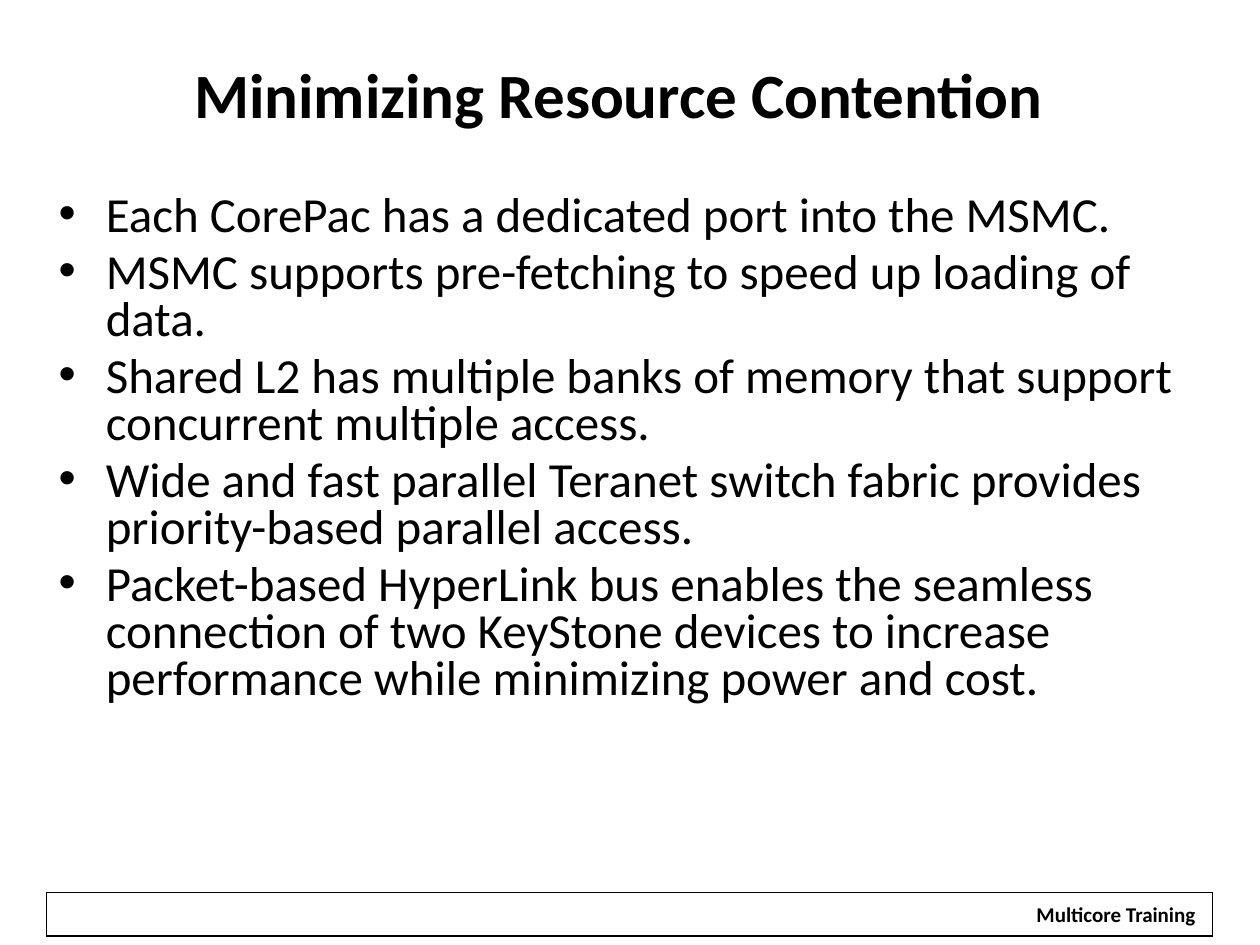
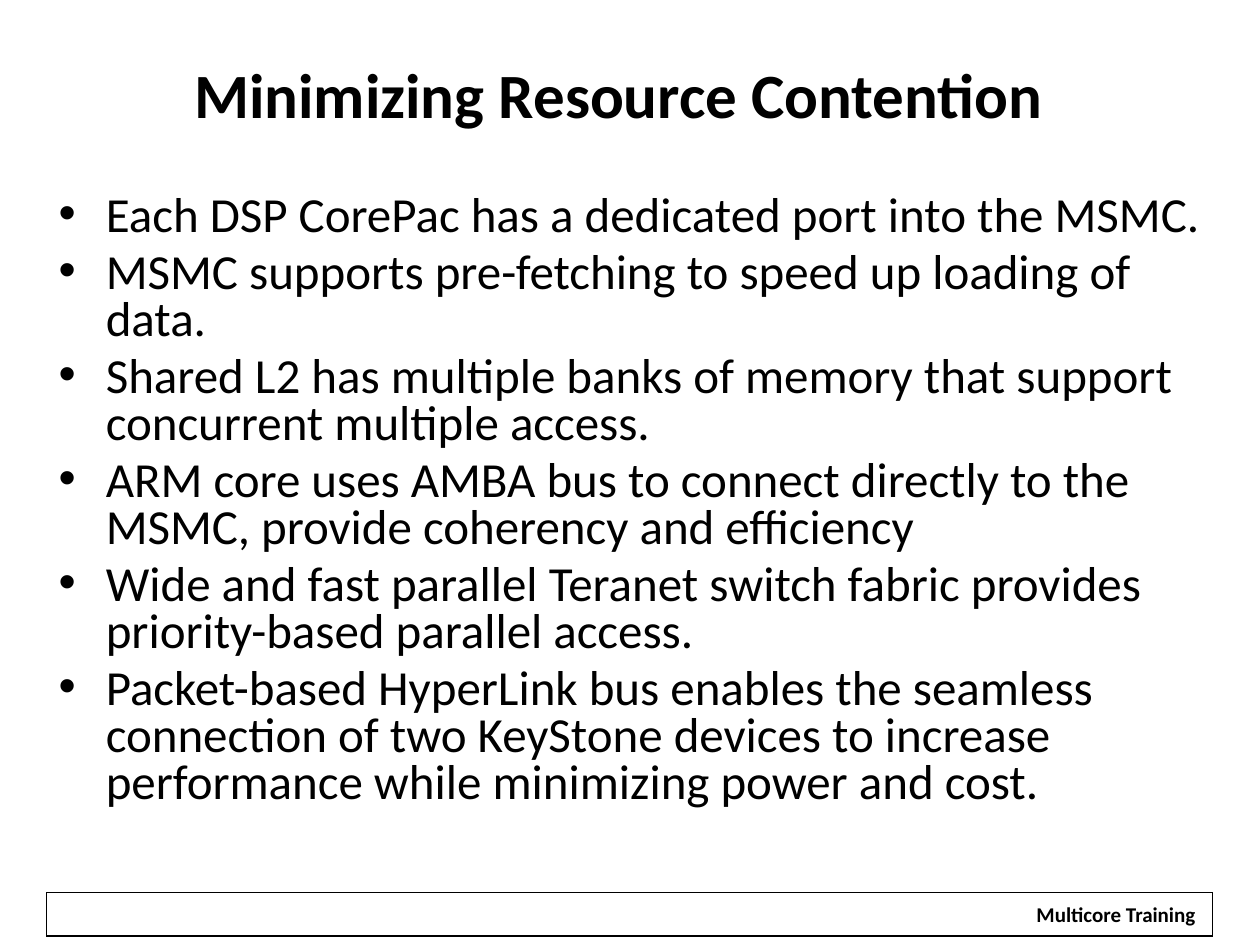
Before and after one commit to hari1989/keystone-workshop, a slide deck: slide 17 of slides/KeyStone Multicore Design.pptx. Drawn at 1260x945 pixels with LibreOffice and Linux fonts; fonts in the diff are those of the drawing; background and template pictures are left out. Boxes give left, top, right and bottom in pixels: in the first picture for what was removed or moved away, otherwise in the second. Text is boxed around its words. In the diff, an @@ line names an element or a change of style, - is before the commit and + after.

```diff
--- a/slides/KeyStone Multicore Design.pptx
+++ b/slides/KeyStone Multicore Design.pptx
@@ text at (106,198,1200,240): text changed @@
-• Each CorePac has a dedicated port into the MSMC.
+• Each DSP CorePac has a dedicated port into the MSMC.
@@ text at (106,463,1129,552): paragraph added @@
+• ARM core uses AMBA bus to connect directly to the MSMC, provide coherency and efficiency
```
Also in this commit, not shown: 14 other slides changed, 2 slides removed.
